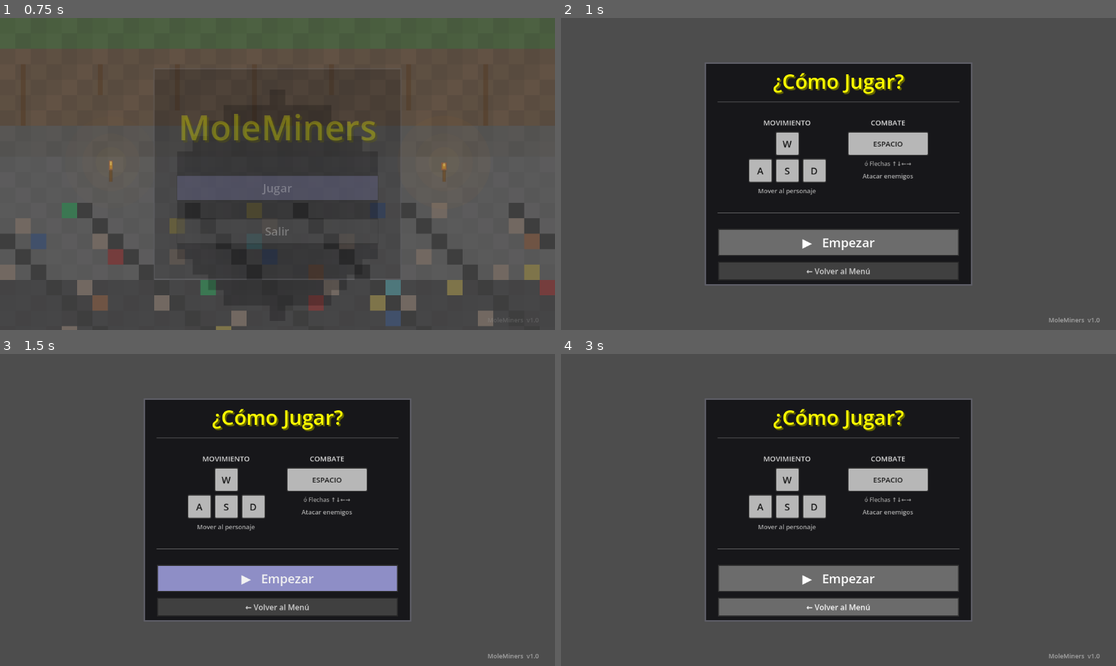
Above: before the commit, frames 1-4 (two rows, left to right).
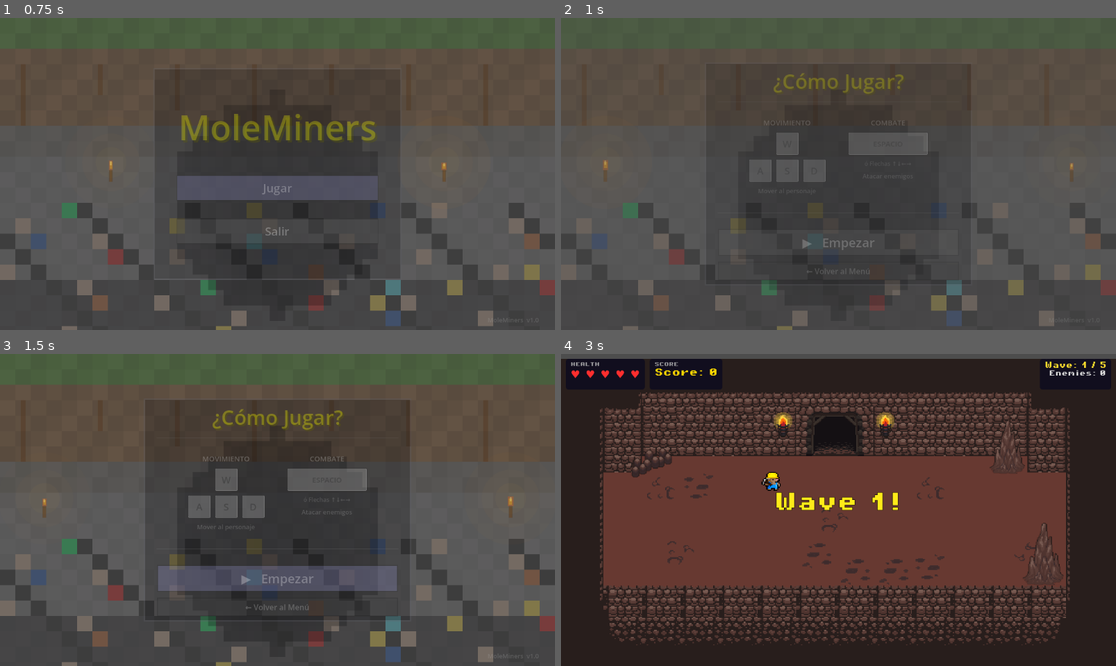
Above: after the commit, the same moments.

Repository: GerardoHuHer/Mole-miner
Game: Godot game, scene res://scenes/main_menu.tscn
The game is run twice, just before and just after one commit, with the same random seed, the same clock (stepped at 60 frames per second) and the same inputs.
Inputs (mouse positions are in pixels of both pictures, inside the frame that each line leads up to):
- Up to frame 1 (0.75 s): click "Jugar" at 0.5 s
- Up to frame 2 (1 s): no input
- Up to frame 3 (1.5 s): click "▶ Empezar" at 1.25 s
- Up to frame 4 (3 s): click (838, 578) at 2 s, where only the run before the commit has a clickable "▶ Empezar"; click (838, 606) at 2.75 s, where only the run before the commit has a clickable "← Volver al Menú"

Frame 1 is identical in both runs. In frame 2, 33% of the frame differs, in the area x 0-100%, y 14-100%; in frame 3, 35%; in frame 4, 91%, in the area x 0-100%, y 1-100%.
Error before the commit: Parse Error: Cannot infer the type of "ha" variable because the value doesn't have a set type. (res://assets/scripts/controls_screen.gd:92)

Commit message:
Bug Fixes

Diff:
--- a/assets/scripts/controls_screen.gd
+++ b/assets/scripts/controls_screen.gd
@@ -88,7 +88,7 @@
 	_draw_torch(w * 0.08, h * 0.50, _t + 0.0)
 	_draw_torch(w * 0.92, h * 0.50, _t + 1.7)
 
-func _tile_color(row, col, total_rows, grass_end, dirt_end, gravel_end) -> Color:
+func _tile_color(row: int, col: int, total_rows, grass_end, dirt_end, gravel_end) -> Color:
 	var ha := row * 7919 + col * 3119
 	var hb := row * 1031 + col * 5237
 	var hc := row * 2657 + col * 7523
--- a/assets/scripts/hud.gd
+++ b/assets/scripts/hud.gd
@@ -48,6 +48,10 @@
 # ---- Créditos ----
 @onready var credits_panel: PanelContainer          = $CreditsPanel
 @onready var credits_back_button: Button            = $CreditsPanel/CreditsContent/BackButton
+
+# ---- Music -----
+const BATTLE_MUSIC = preload("res://assets/music/Combate.mp3")
+@onready var music_player = $"../MusicPlayer"
 
 
 func _ready() -> void:
@@ -181,6 +185,7 @@
 # ===== Botones — Pausa =====
 
 func _on_resume_pressed() -> void:
+	play_music(BATTLE_MUSIC)
 	hide_pause()
 	get_tree().paused = false
 
@@ -231,3 +236,11 @@
 func _on_credits_back_pressed() -> void:
 	credits_panel.visible = false
 	victory_panel.visible = true
+
+
+# ===== music funcs ==========
+func play_music(new_stream: AudioStream):
+	# Only change the music if it's not already playing
+	if music_player.stream != new_stream:
+		music_player.stream = new_stream
+		music_player.play()
